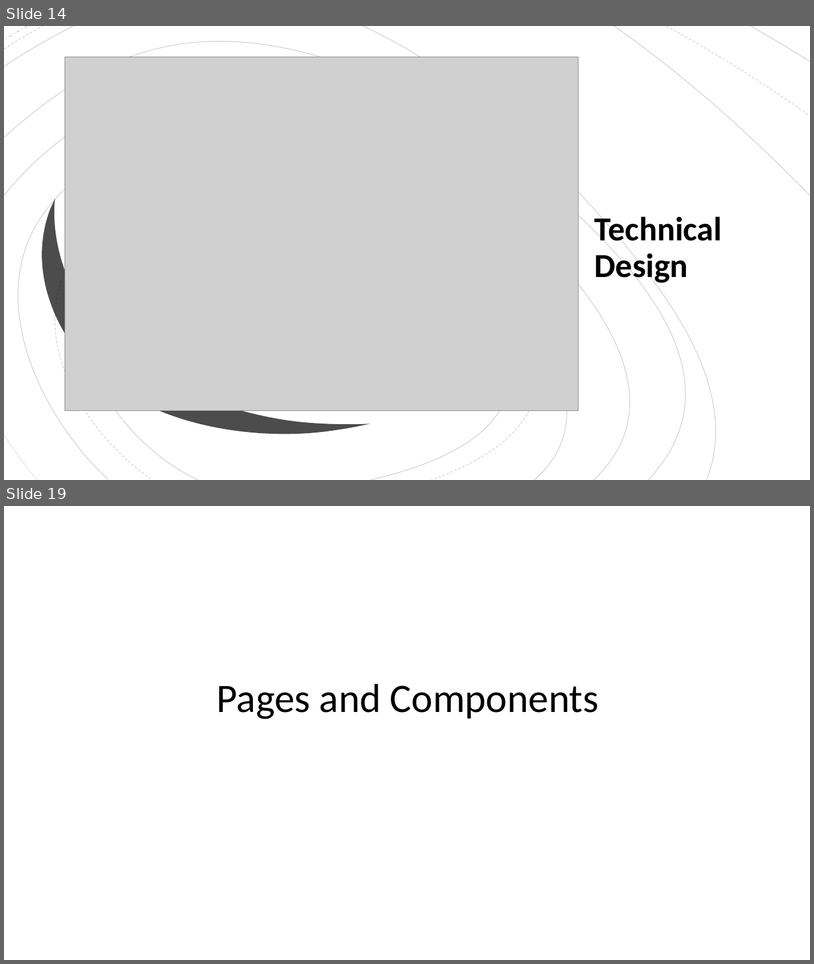
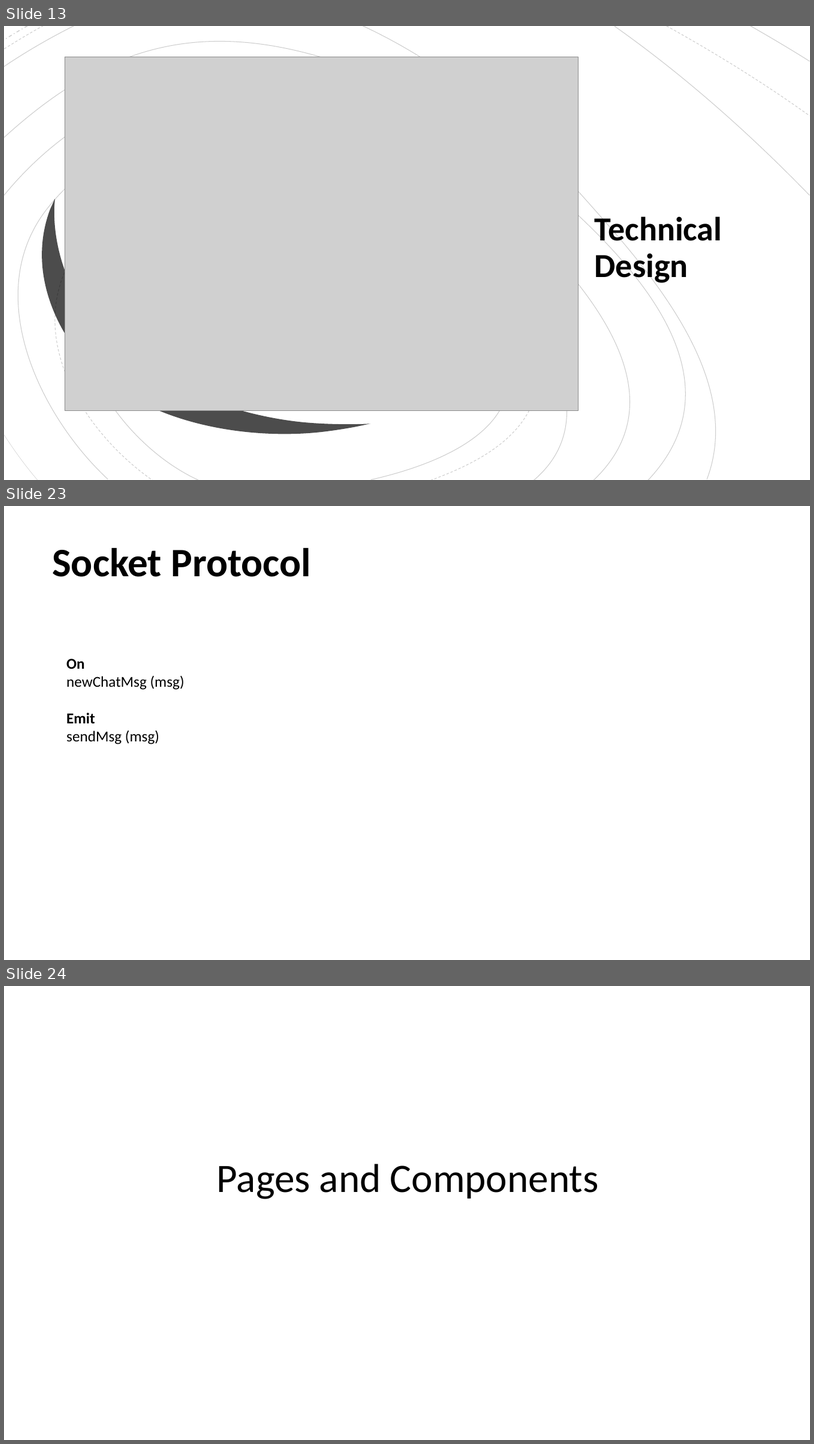
Before and after one commit to EmanuelBenHamo/Fiver-Final-Sprint, a slide deck: Product Definition Document Sample - Vybing - v1.5.pptx. Shown one above the other, each under a label of ours: slides 14 and 19 before the commit, slides 13, 23 and 24 after it; the slides between them are not shown. The pictures are 814x964 and 814x1444 pixels, drawn with LibreOffice and Linux fonts; fonts in the diff are those of the drawing; grey boxes stand for pictures. Boxes give left, top, right and bottom in pixels: in the first picture for what was removed or moved away, otherwise in the second. Text is boxed around its words. In the diff, an @@ line names an element or a change of style, - is before the commit and + after.

```diff
--- a/Product Definition Document Sample - Vybing - v1.5.pptx
+++ b/Product Definition Document Sample - Vybing - v1.5.pptx
@@ slide 23 added at box(4, 506, 810, 960), background #FFFFFF @@
@@ text added at box(52, 548, 311, 577), 48 pt, text #000000, bold @@
+Socket Protocol
@@ text added at box(66, 658, 185, 744), 18 pt, text #000000 @@
+On
+newChatMsg (msg)
+Emit
+sendMsg (msg)
@@ what was slide 14 is now slide 13 @@
@@ what was slide 19 is now slide 24 @@
```
Also in this commit, not shown: 6 slides changed, 8 other slides added, 2 slides removed.
